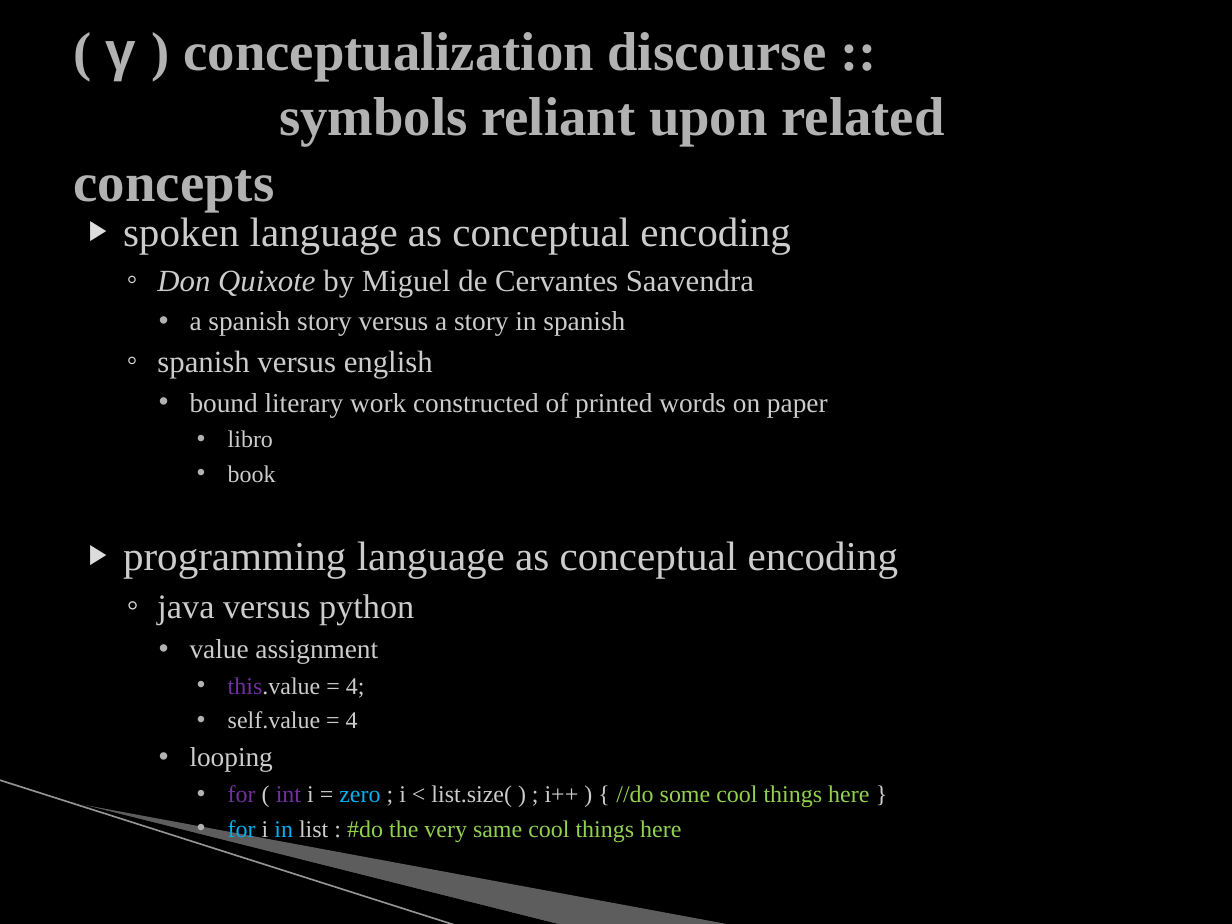
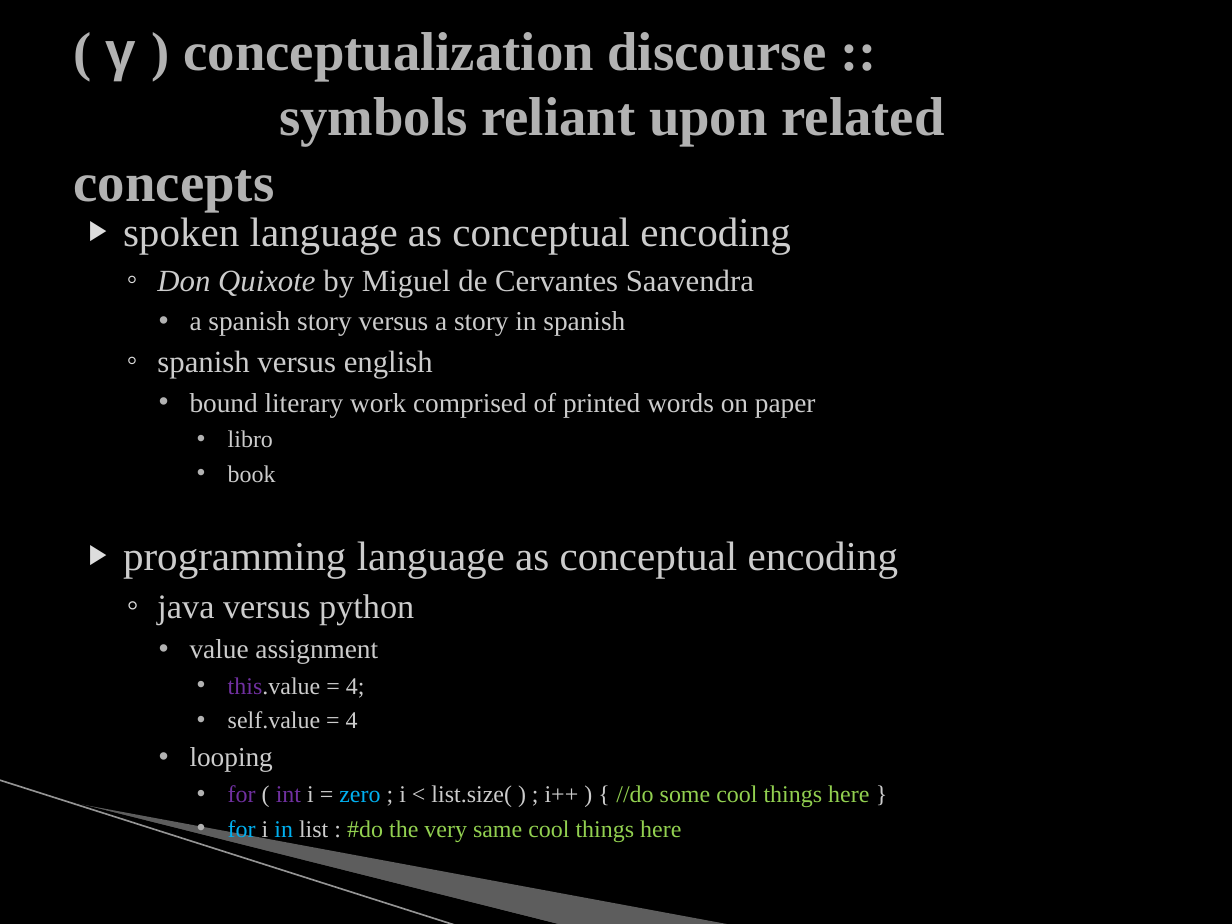
Before and after one commit to mjs0031/master_report, a slide deck: slide 11 of the_defense.pptx (slide 12 before the commit). Drawn at 1232x924 pixels with LibreOffice and Linux fonts; fonts in the diff are those of the drawing; background and template pictures are left out. Boxes give left, top, right and bottom in pixels: in the first picture for what was removed or moved away, otherwise in the second. Text is boxed around its words. In the diff, an @@ line names an element or a change of style, - is before the commit and + after.

```diff
--- a/the_defense.pptx
+++ b/the_defense.pptx
@@ text at (190, 392, 816, 417): text changed @@
-    • bound literary work constructed of printed words on paper
+    • bound literary work comprised of printed words on paper
```
Also in this commit, not shown: 9 other slides changed, 3 slides removed, 2 other files.
